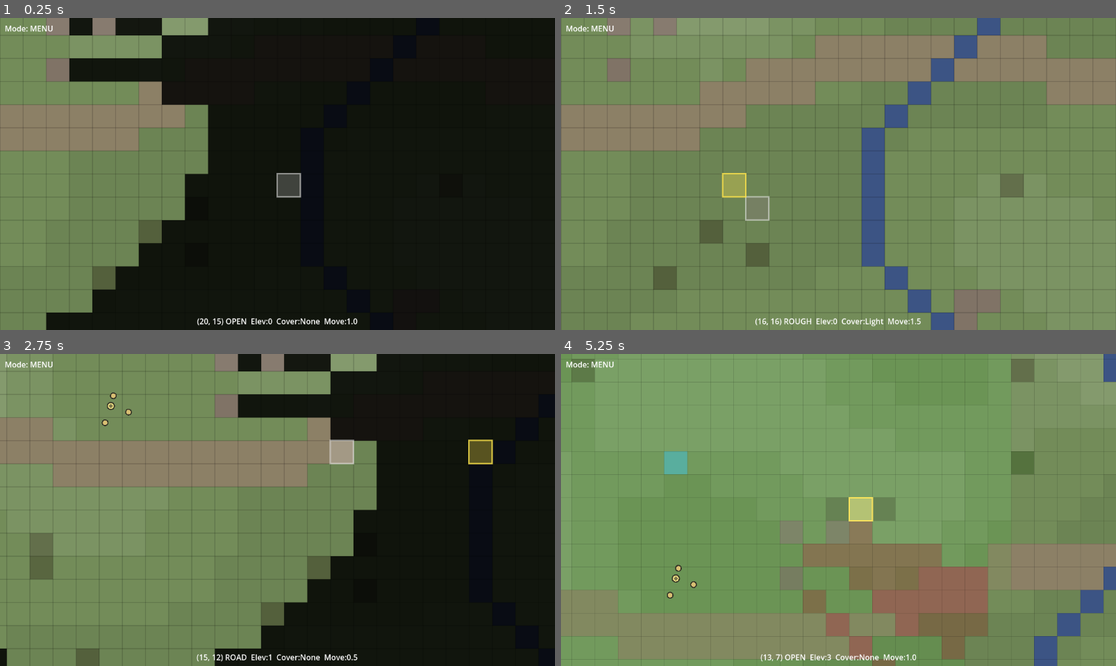
Above: before the commit, frames 1-4 (two rows, left to right).
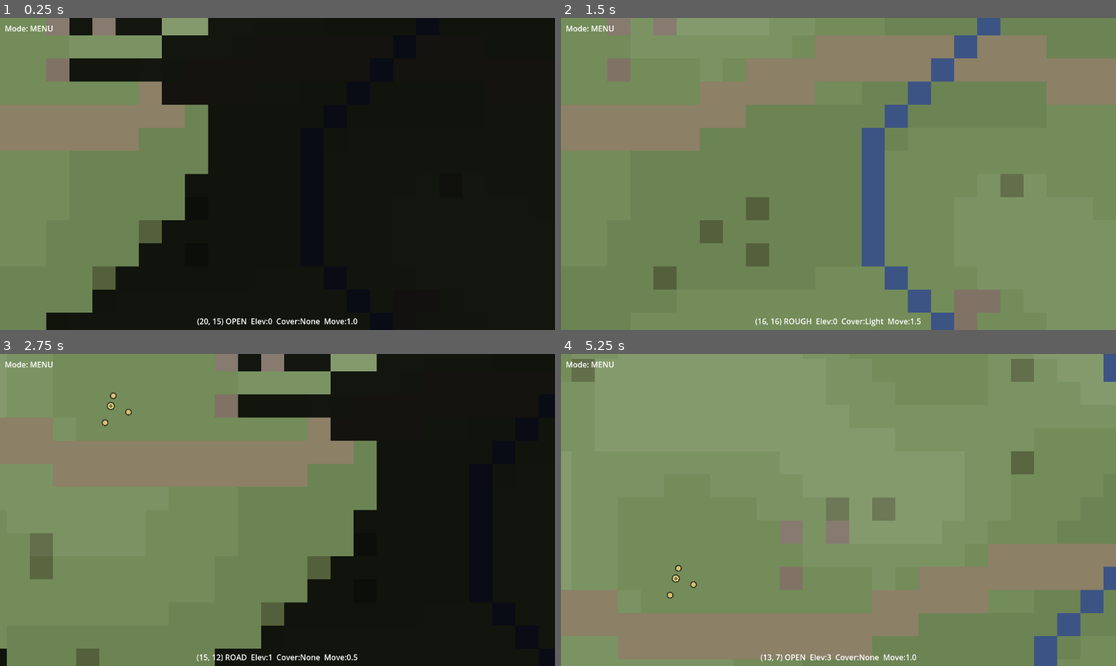
Above: after the commit, the same moments.

Repository: trothtad/Pa-596
Game: Godot game, scene res://scenes/main.tscn
Same seed, same stepped clock (60 frames per second), same inputs: the game is played once before the commit and once after it.
Inputs (mouse positions are in pixels of both pictures, inside the frame that each line leads up to):
- Up to frame 1 (0.25 s): no input
- Up to frame 2 (1.5 s): tap Enter at 0.5 s; move the mouse to (960, 158) at 0.52 s; tap F at 0.6 s; click (960, 158) at 0.67 s; tap Space at 1.25 s; drag from (727, 189) to (810, 236) at 1.27 s
- Up to frame 3 (2.75 s): tap Enter at 2 s; move the mouse to (333, 441) at 2.02 s; hold A (camera_pan_left) from 2.03 s (still down); click (333, 441) at 2.17 s; tap F at 2.3 s
- Up to frame 4 (5.25 s): release A (camera_pan_left) at 2.75 s; drag from (810, 572) to (672, 463) at 2.77 s; tap Space at 3.5 s; move the mouse to (1005, 556) at 3.52 s; hold W (camera_pan_up) 3.53-4.25 s; click (1005, 556) at 3.67 s; tap F at 3.8 s; drag from (672, 463) to (755, 432) at 4.27 s; tap Enter at 5 s; move the mouse to (866, 510) at 5.02 s; tap L at 5.1 s; click (866, 510) at 5.17 s

The runs differ from the first frame. In frame 1, 0.4% of the frame differs, in the area x 0-55%, y 5-95%; in frame 2, 0.9%; in frame 3, 0.9%; in frame 4, 9.5%, in the area x 0-98%, y 0-100%.

Commit message:
Extract terrain rendering to TerrainOverlay child node
Moves _draw_terrain(), TERRAIN_COLORS, and ELEVATION_SHADE out of
battle_map.gd into terrain_overlay.gd. TerrainOverlay is a Node2D
child with its own _draw() that reads terrain/fog data from the
parent battle_manager reference. Phase 2 Commit 3 of 4.

Co-Authored-By: Claude Opus 4.6 <noreply@anthropic.com>

Diff:
--- a/scripts/core/battle_map.gd
+++ b/scripts/core/battle_map.gd
@@ -14,20 +14,6 @@
 const DEFAULT_WIDTH := 40
 const DEFAULT_HEIGHT := 30
 
-# Terrain type colors - deliberately ugly placeholder palette
-# We'll know it works BECAUSE it's ugly
-const TERRAIN_COLORS := {
-	"open": Color(0.45, 0.55, 0.35),      # Olive drab - open ground
-	"road": Color(0.55, 0.50, 0.40),       # Dusty tan - roads
-	"rough": Color(0.35, 0.40, 0.25),      # Dark green - rough/bush
-	"water": Color(0.25, 0.35, 0.55),      # Steel blue - water
-	"building": Color(0.50, 0.45, 0.40),   # Concrete grey-brown
-	"impassable": Color(0.30, 0.30, 0.30), # Dark grey - cliffs etc
-}
-
-# Elevation shading - darken low, lighten high
-const ELEVATION_SHADE := 0.06  # per elevation level above/below baseline
-
 # The data
 var terrain: TerrainData = null
 
@@ -86,8 +72,11 @@
 
 	# Build child node structure for z-ordered rendering
 	# Order matters: terrain below entities below debug overlays
+	var TerrainOverlayScript = load("res://scripts/core/terrain_overlay.gd")
 	terrain_overlay = Node2D.new()
+	terrain_overlay.set_script(TerrainOverlayScript)
 	terrain_overlay.name = "TerrainOverlay"
+	terrain_overlay.battle_manager = self
 	add_child(terrain_overlay)
 
 	entities_node = Node2D.new()
@@ -320,6 +309,7 @@
 		pass  # Already printed by hound.gd itself
 
 func _on_terrain_changed() -> void:
+	terrain_overlay.queue_redraw()
 	queue_redraw()
 
 func _process_squad_detection(delta: float) -> void:
@@ -484,6 +474,7 @@
 		for cell in visible:
 			fog_visible[cell] = true
 			fog_explored[cell] = true
+	terrain_overlay.queue_redraw()
 	queue_redraw()
 
 func toggle_fog() -> void:
@@ -491,12 +482,13 @@
 	if fog_enabled:
 		recalculate_fog()
 	print("Fog of war: %s" % ("ON" if fog_enabled else "OFF"))
+	terrain_overlay.queue_redraw()
 	queue_redraw()
 
 # --- Drawing ---
 
 func _draw() -> void:
-	_draw_terrain()
+	# Terrain rendering handled by TerrainOverlay child node
 	if show_los:
 		_draw_los_overlay()
 	if show_grid:
@@ -511,32 +503,6 @@
 	_draw_hover()
 	_draw_selection()
 
-func _draw_terrain() -> void:
-	for x in range(terrain.width):
-		for y in range(terrain.height):
-			var pos := Vector2i(x, y)
-			var cell = terrain.get_cell(pos)
-			var terrain_type: String = cell.get("terrain_type", "open")
-			var base_color: Color = TERRAIN_COLORS.get(terrain_type, TERRAIN_COLORS["open"])
-
-			# Shade by elevation
-			var elev: int = cell.get("elevation", 1)
-			var shade := (elev - 1) * ELEVATION_SHADE
-			base_color = base_color.lightened(shade) if shade > 0 else base_color.darkened(-shade)
-
-			# Fog of war darkening
-			if fog_enabled:
-				if not fog_explored.has(pos):
-					# Never seen - nearly black
-					base_color = base_color.darkened(0.85)
-				elif not fog_visible.has(pos):
-					# Previously seen but not currently visible - dim
-					base_color = base_color.darkened(0.5)
-				# else: currently visible - full color
-
-			var rect := Rect2(Vector2(x * CELL_SIZE, y * CELL_SIZE), Vector2(CELL_SIZE, CELL_SIZE))
-			draw_rect(rect, base_color)
-
 func _draw_los_overlay() -> void:
 	if los_origin == Vector2i(-1, -1):
 		return
--- /dev/null
+++ b/scripts/core/terrain_overlay.gd
@@ -0,0 +1,56 @@
+# terrain_overlay.gd
+# Renders terrain cells with elevation shading and fog of war.
+# Child Node2D of BattleMap — drawn below entities and debug overlays.
+extends Node2D
+
+# Reference to the parent battle_map for data access
+var battle_manager: Node2D = null
+
+# Terrain type colors - deliberately ugly placeholder palette
+# We'll know it works BECAUSE it's ugly
+const TERRAIN_COLORS := {
+	"open": Color(0.45, 0.55, 0.35),      # Olive drab - open ground
+	"road": Color(0.55, 0.50, 0.40),       # Dusty tan - roads
+	"rough": Color(0.35, 0.40, 0.25),      # Dark green - rough/bush
+	"water": Color(0.25, 0.35, 0.55),      # Steel blue - water
+	"building": Color(0.50, 0.45, 0.40),   # Concrete grey-brown
+	"impassable": Color(0.30, 0.30, 0.30), # Dark grey - cliffs etc
+}
+
+# Elevation shading - darken low, lighten high
+const ELEVATION_SHADE := 0.06  # per elevation level above/below baseline
+
+func _draw() -> void:
+	if not battle_manager or not battle_manager.terrain:
+		return
+
+	var terrain: TerrainData = battle_manager.terrain
+	var cell_size: int = battle_manager.CELL_SIZE
+	var fog_enabled: bool = battle_manager.fog_enabled
+	var fog_visible: Dictionary = battle_manager.fog_visible
+	var fog_explored: Dictionary = battle_manager.fog_explored
+
+	for x in range(terrain.width):
+		for y in range(terrain.height):
+			var pos := Vector2i(x, y)
+			var cell = terrain.get_cell(pos)
+			var terrain_type: String = cell.get("terrain_type", "open")
+			var base_color: Color = TERRAIN_COLORS.get(terrain_type, TERRAIN_COLORS["open"])
+
+			# Shade by elevation
+			var elev: int = cell.get("elevation", 1)
+			var shade := (elev - 1) * ELEVATION_SHADE
+			base_color = base_color.lightened(shade) if shade > 0 else base_color.darkened(-shade)
+
+			# Fog of war darkening
+			if fog_enabled:
+				if not fog_explored.has(pos):
+					# Never seen - nearly black
+					base_color = base_color.darkened(0.85)
+				elif not fog_visible.has(pos):
+					# Previously seen but not currently visible - dim
+					base_color = base_color.darkened(0.5)
+				# else: currently visible - full color
+
+			var rect := Rect2(Vector2(x * cell_size, y * cell_size), Vector2(cell_size, cell_size))
+			draw_rect(rect, base_color)
